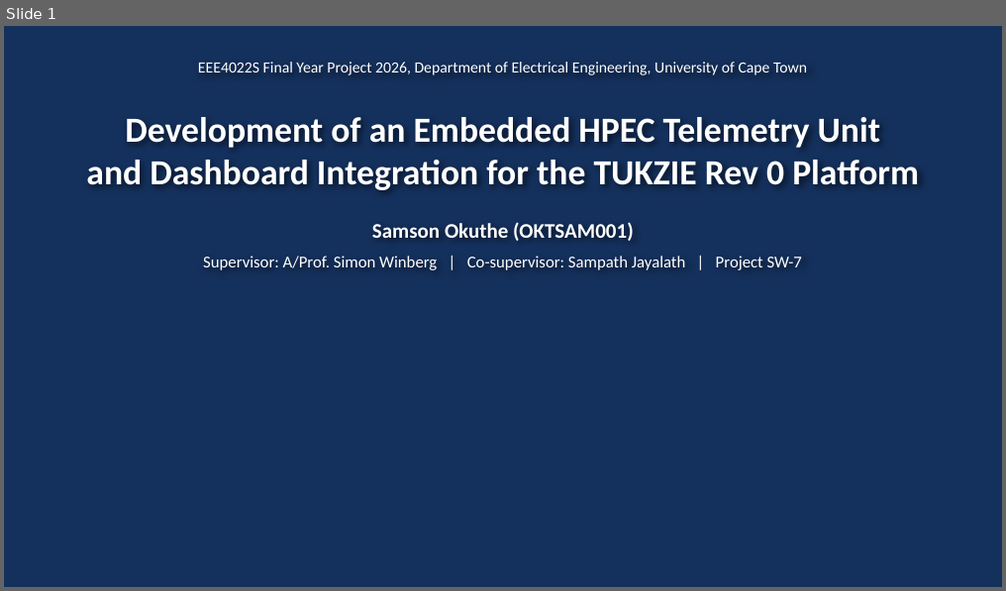
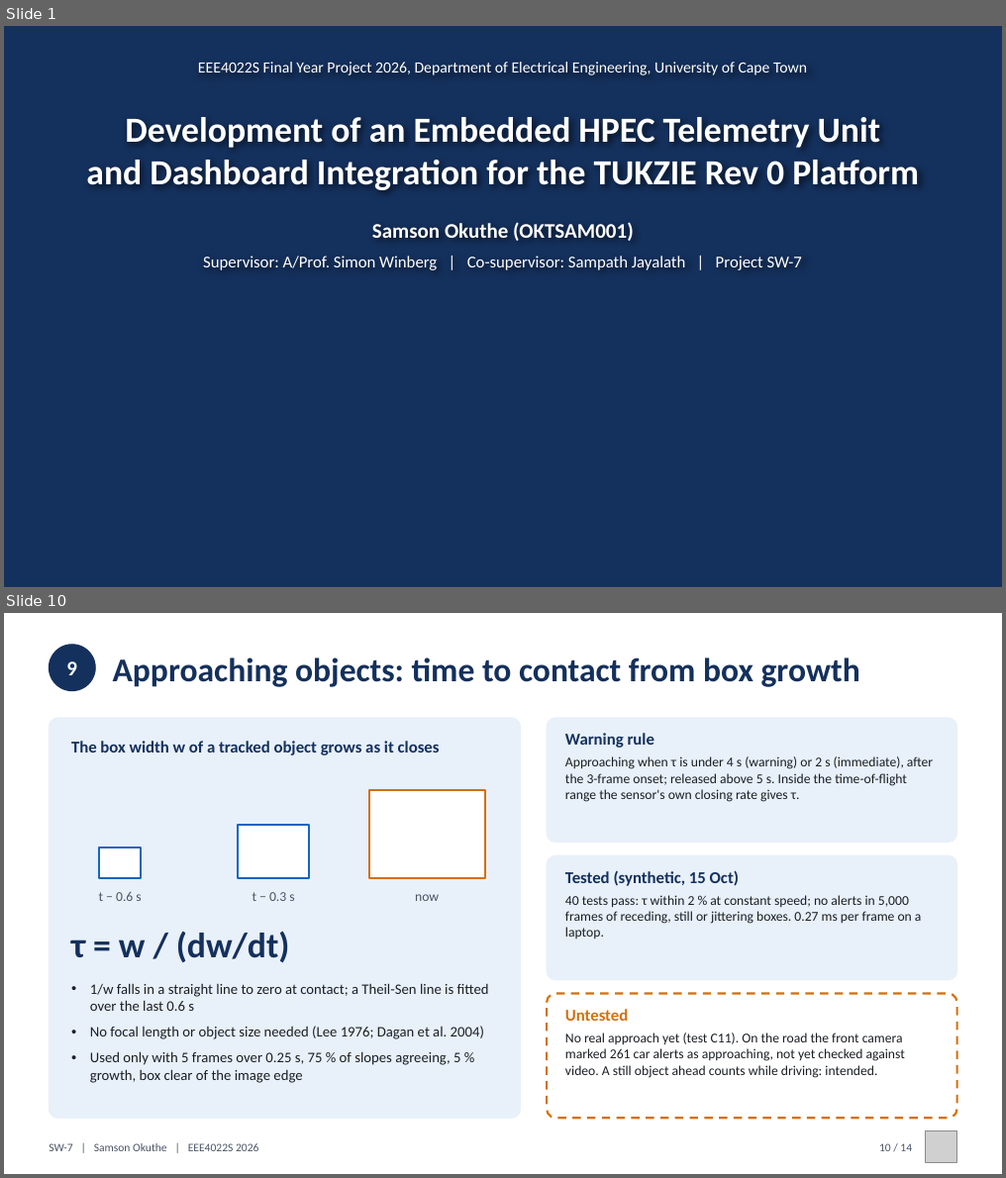
Before and after one commit to 0geder/Tukzie-HPEC-HUD, a slide deck: Presentation/SW7_Final_Presentation.pptx. Shown one above the other, each under a label of ours: slide 1 before the commit, slides 1 and 10 after it; the slides between them are not shown. The pictures are 1006x591 and 1006x1178 pixels, drawn with LibreOffice and Linux fonts; fonts in the diff are those of the drawing; grey boxes stand for pictures; background and template pictures are left out. Boxes give left, top, right and bottom in pixels: in the first picture for what was removed or moved away, otherwise in the second. Text is boxed around its words. In the diff, an @@ line names an element or a change of style, - is before the commit and + after.

Commit message:
Deck: results since 11 Oct (two-sided layout, Pi 5 detector, approaching-object warning, enclosures and power, first road session); 14 slides, 1,275 words

```diff
--- a/Presentation/SW7_Final_Presentation.pptx
+++ b/Presentation/SW7_Final_Presentation.pptx
@@ slide 10 added at [4, 613, 1002, 1174], background #FFFFFF @@
@@ ellipse added at [49, 645, 95, 691], fill #14305C, outline #14305C 1 pt @@
@@ text added at [66, 662, 77, 675], 20 pt, text #FFFFFF, bold @@
+9
@@ text added at [113, 658, 860, 687], 32 pt, text #14305C, bold @@
+Approaching objects: time to contact from box growth
@@ rounded rectangle added at [49, 718, 521, 1118], fill #E8F0FA, outline #E8F0FA 1 pt @@
@@ rounded rectangle added at [547, 718, 957, 842], fill #E8F0FA, outline #E8F0FA 1 pt @@
@@ text added at [71, 741, 440, 756], 16 pt, text #14305C, bold @@
+The box width w of a tracked object grows as it closes
@@ text added at [565, 733, 654, 748], 16 pt, text #14305C, bold @@
+Warning rule
@@ text added at [565, 757, 933, 802], 13 pt, text #1B1F24 @@
+Approaching when τ is under 4 s (warning) or 2 s (immediate), after the 3-frame onset; released above 5 s. Inside the time-of-flight range the sensor's own closing rate gives τ.
@@ rectangle added at [369, 790, 485, 878], fill #FFFFFF, outline #D4700C 2 pt @@
@@ rectangle added at [99, 848, 141, 878], fill #FFFFFF, outline #1565C0 2 pt @@
@@ rectangle added at [238, 825, 309, 878], fill #FFFFFF, outline #1565C0 2 pt @@
@@ rounded rectangle added at [547, 856, 957, 980], fill #E8F0FA, outline #E8F0FA 1 pt @@
@@ text added at [565, 870, 739, 886], 16 pt, text #14305C, bold @@
+Tested (synthetic, 15 Oct)
@@ text added at [99, 892, 141, 901], 13 pt, text #4A5566 @@
+t − 0.6 s
@@ text added at [252, 892, 294, 901], 13 pt, text #4A5566 @@
+t − 0.3 s
@@ text added at [415, 894, 439, 901], 13 pt, text #4A5566 @@
+now
@@ text added at [565, 895, 922, 939], 13 pt, text #1B1F24 @@
+40 tests pass: τ within 2 % at constant speed; no alerts in 5,000 frames of receding, still or jittering boxes. 0.27 ms per frame on a laptop.
@@ text added at [71, 931, 290, 962], 34 pt, text #14305C, bold @@
+τ = w / (dw/dt)
@@ text added at [90, 983, 489, 1083], 14 pt, text #1B1F24 @@
+• 1/w falls in a straight line to zero at contact; a Theil-Sen line is fitted over the last 0.6 s
+• No focal length or object size needed (Lee 1976; Dagan et al. 2004)
+• Used only with 5 frames over 0.25 s, 75 % of slopes agreeing, 5 % growth, box clear of the image edge
@@ rounded rectangle added at [547, 994, 957, 1118], fill #FFFFFF, outline #D4700C 2 pt dashed @@
@@ text added at [565, 1009, 628, 1021], 16 pt, text #D4700C, bold @@
+Untested
@@ text added at [565, 1033, 905, 1078], 13 pt, text #1B1F24 @@
+No real approach yet (test C11). On the road the front camera marked 261 car alerts as approaching, not yet checked against video. A still object ahead counts while driving: intended.
@@ text added at [49, 1144, 258, 1152], 11 pt, text #4A5566 @@
+SW-7 | Samson Okuthe | EEE4022S 2026
@@ text added at [879, 1144, 912, 1152], 11 pt, text #4A5566 @@
+10 / 14
@@ picture added at [926, 1131, 957, 1163] @@
```
Also in this commit, not shown: 8 slides changed, 4 other slides added, 3 slides removed, 6 other files.
